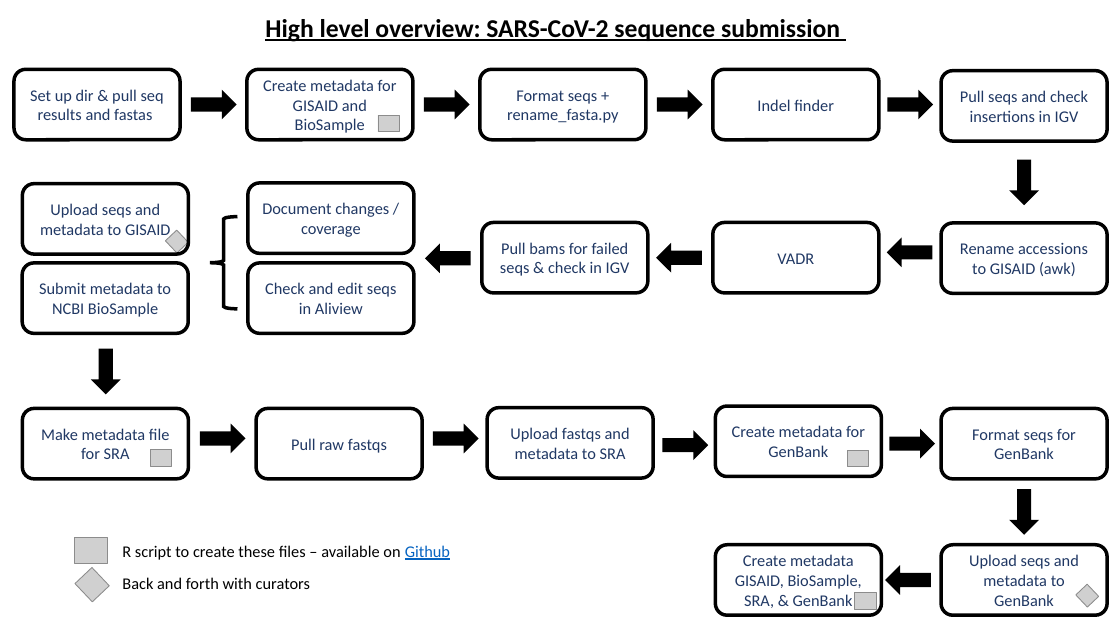
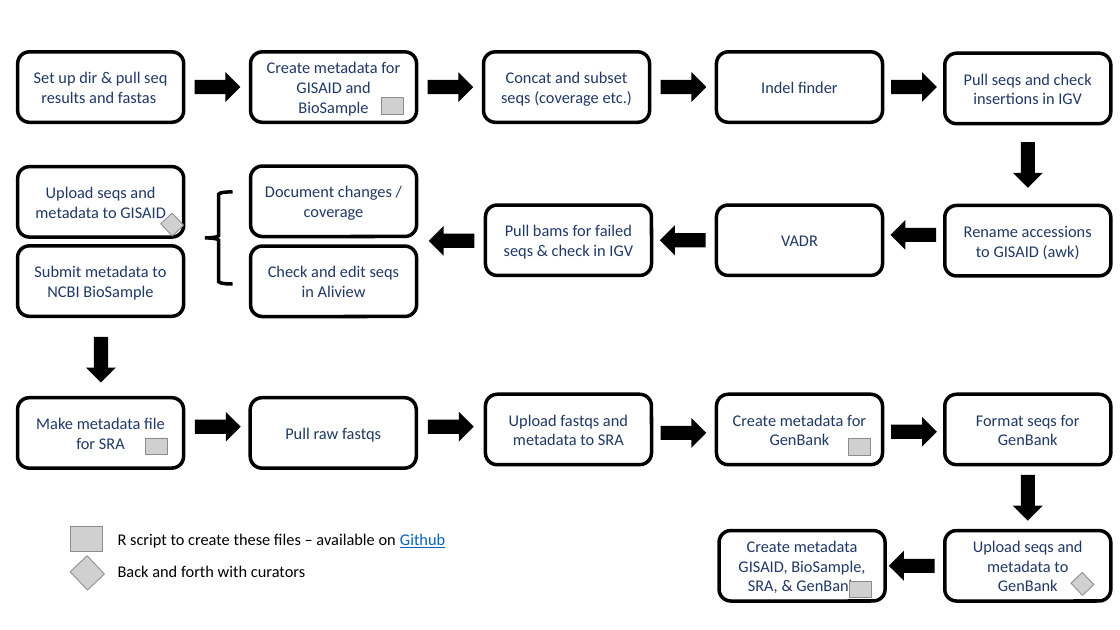
Before and after one commit to CDPHE/seq-submission-metadata-R, a slide deck: slide 1 of seq_upload_flowchart.pptx. Drawn at 1120x630 pixels with LibreOffice and Linux fonts; fonts in the diff are those of the drawing; grey boxes stand for pictures. Boxes give left, top, right and bottom in pixels: in the first picture for what was removed or moved away, otherwise in the second. Text is boxed around its words. In the diff, an @@ line names an element or a change of style, - is before the commit and + after.

```diff
--- a/seq_upload_flowchart.pptx
+++ b/seq_upload_flowchart.pptx
@@ text removed at <box>265,19,840,42</box> @@
-High level overview: SARS-CoV-2 sequence submission
@@ 8 rounded rectangles, 3 right arrows: place and size @@
-8 rounded rectangles, 3 right arrows at <box>14,69,1107,615</box>
+8 rounded rectangles, 3 right arrows at <box>18,52,1112,602</box>
@@ text in rounded rectangle at <box>501,71,632,106</box>: text changed @@
-Format seqs + rename_fasta.py
+Concat and subset seqs (coverage etc.)
@@ rounded rectangle "Upload seqs and metadata to ...": place and size @@
-rounded rectangle "Upload seqs and metadata to ..." at <box>23,184,189,255</box>
+rounded rectangle "Upload seqs and metadata to ..." at <box>18,166,184,237</box>
@@ left brace: place and size @@
-left brace at <box>210,217,238,309</box>
+left brace at <box>205,192,233,284</box>
@@ picture: place and size @@
-picture at <box>165,230,188,254</box>
+picture at <box>161,213,184,236</box>
@@ 7 right arrows, 3 rounded rectangles, 1 picture: place and size @@
-7 right arrows, 3 rounded rectangles, 1 picture at <box>192,71,1107,293</box>
+7 right arrows, 3 rounded rectangles, 1 picture at <box>197,53,1112,276</box>
@@ rounded rectangle "Submit metadata to NCBI BioSample": place and size @@
-rounded rectangle "Submit metadata to NCBI BioSample" at <box>22,263,188,334</box>
+rounded rectangle "Submit metadata to NCBI BioSample" at <box>18,246,184,317</box>
@@ 3 rounded rectangles: place and size @@
-3 rounded rectangles at <box>248,183,654,478</box>
+3 rounded rectangles at <box>250,166,652,465</box>
@@ 5 pictures, 3 right arrows, 2 rounded rectangles, 2 texts: place and size @@
-5 pictures, 3 right arrows, 2 rounded rectangles, 2 texts at <box>23,350,1099,610</box>
+5 pictures, 3 right arrows, 2 rounded rectangles, 2 texts at <box>18,339,1094,598</box>
@@ 2 right arrows, 1 picture, 1 rounded rectangle: place and size @@
-2 right arrows, 1 picture, 1 rounded rectangle at <box>665,406,933,476</box>
+2 right arrows, 1 picture, 1 rounded rectangle at <box>663,394,934,465</box>
```
Also in this commit, not shown: 2 other files.
